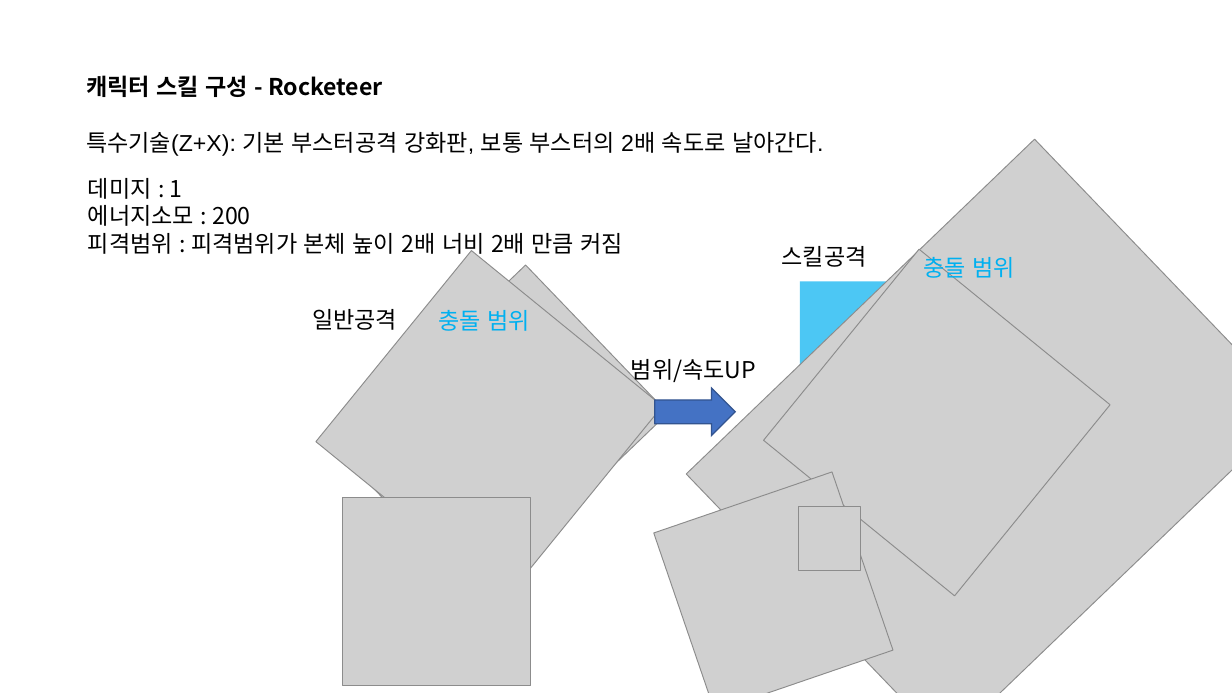
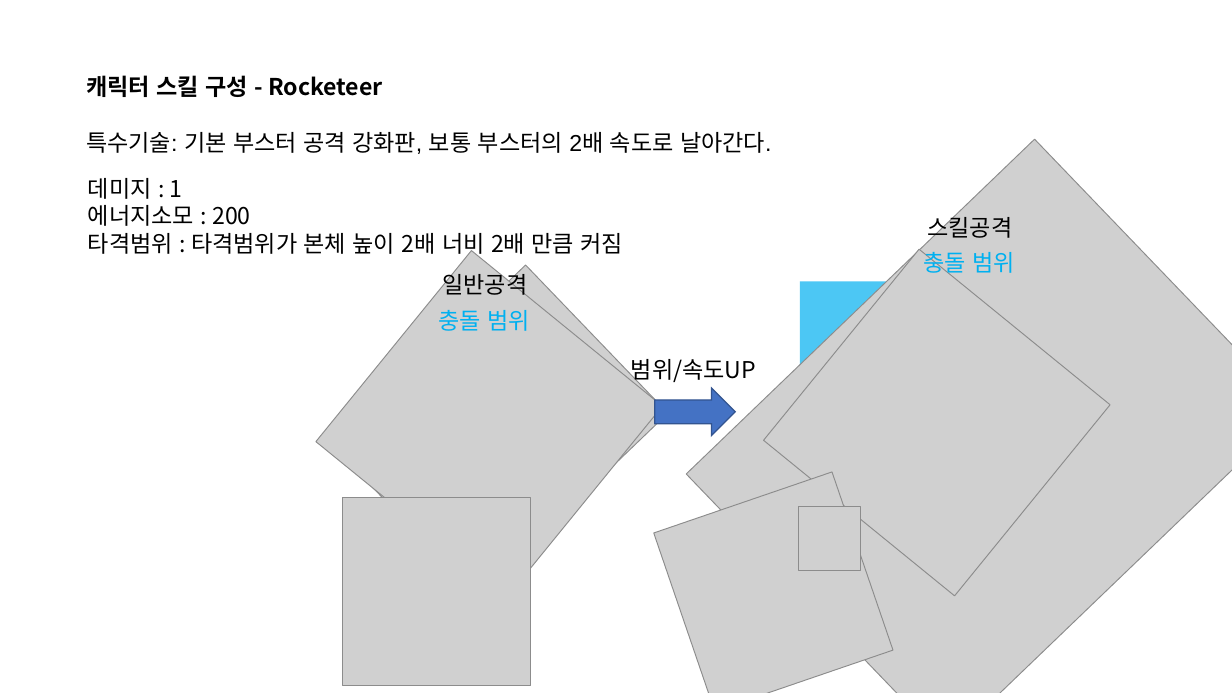
Before and after one commit to penspanic/ITWGamejam, a slide deck: slide 18 of Plan/Rocketman_씬&스킬구성.pptx (slide 4 before the commit). Drawn at 1232x693 pixels with LibreOffice and Linux fonts; fonts in the diff are those of the drawing; grey boxes stand for pictures. Boxes give left, top, right and bottom in pixels: in the first picture for what was removed or moved away, otherwise in the second. Text is boxed around its words. In the diff, an @@ line names an element or a change of style, - is before the commit and + after.

```diff
--- a/Plan/Rocketman_씬&스킬구성.pptx
+++ b/Plan/Rocketman_씬&스킬구성.pptx
@@ text at [86, 132, 771, 154]: text changed @@
-특수기술(Z+X): 기본 부스터공격 강화판, 보통 부스터의 2배 속도로 날아간다.
+특수기술: 기본 부스터 공격 강화판, 보통 부스터의 2배 속도로 날아간다.
@@ text at [88, 233, 624, 258]: text changed @@
-피격범위 : 피격범위가 본체 높이 2배 너비 2배 만큼 커짐
+타격범위 : 타격범위가 본체 높이 2배 너비 2배 만큼 커짐
@@ text "스킬공격" rewrapped from [782, 246, 867, 267] to [927, 213, 1012, 242] @@
@@ text "일반공격" rewrapped from [312, 309, 397, 330] to [442, 269, 527, 296] @@
@@ text "충돌 범위" rewrapped from [923, 252, 1015, 281] to [923, 252, 1015, 277] @@
```
Also in this commit, not shown: 5 other slides changed, 13 slides added, 2 other files.
